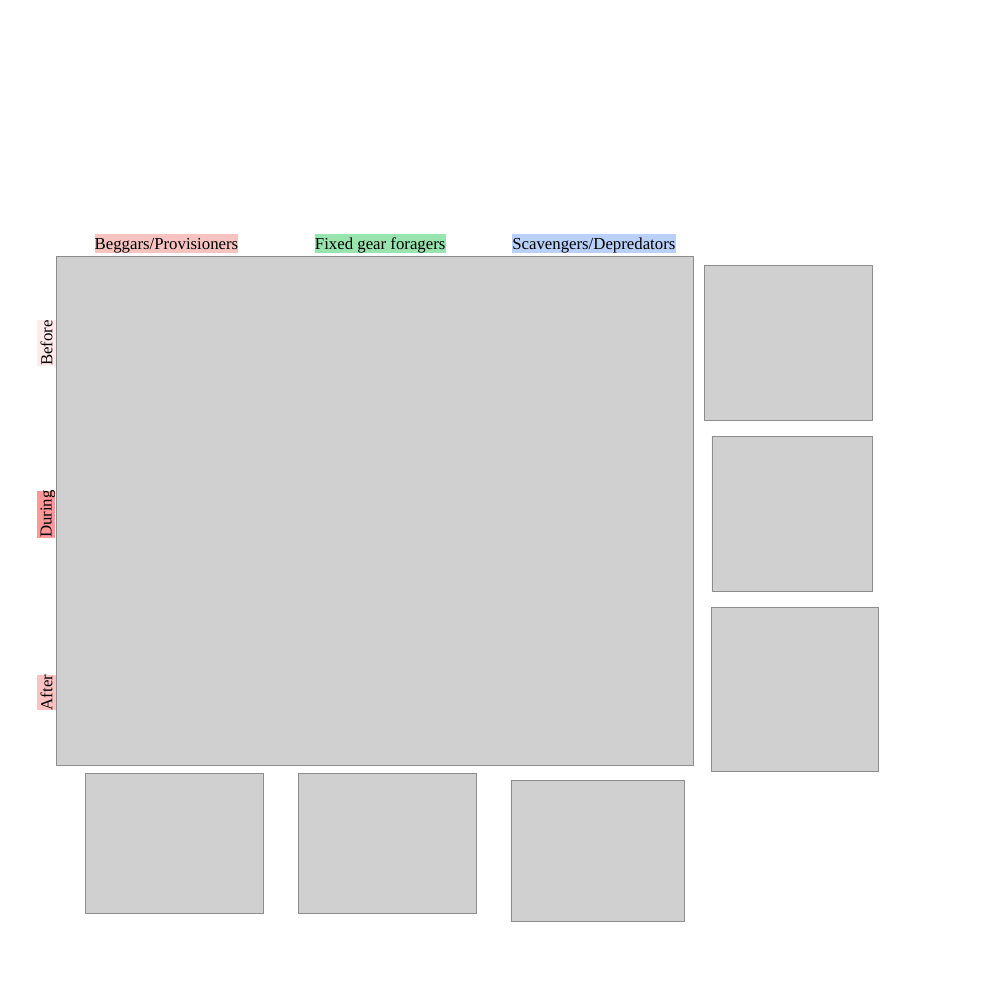
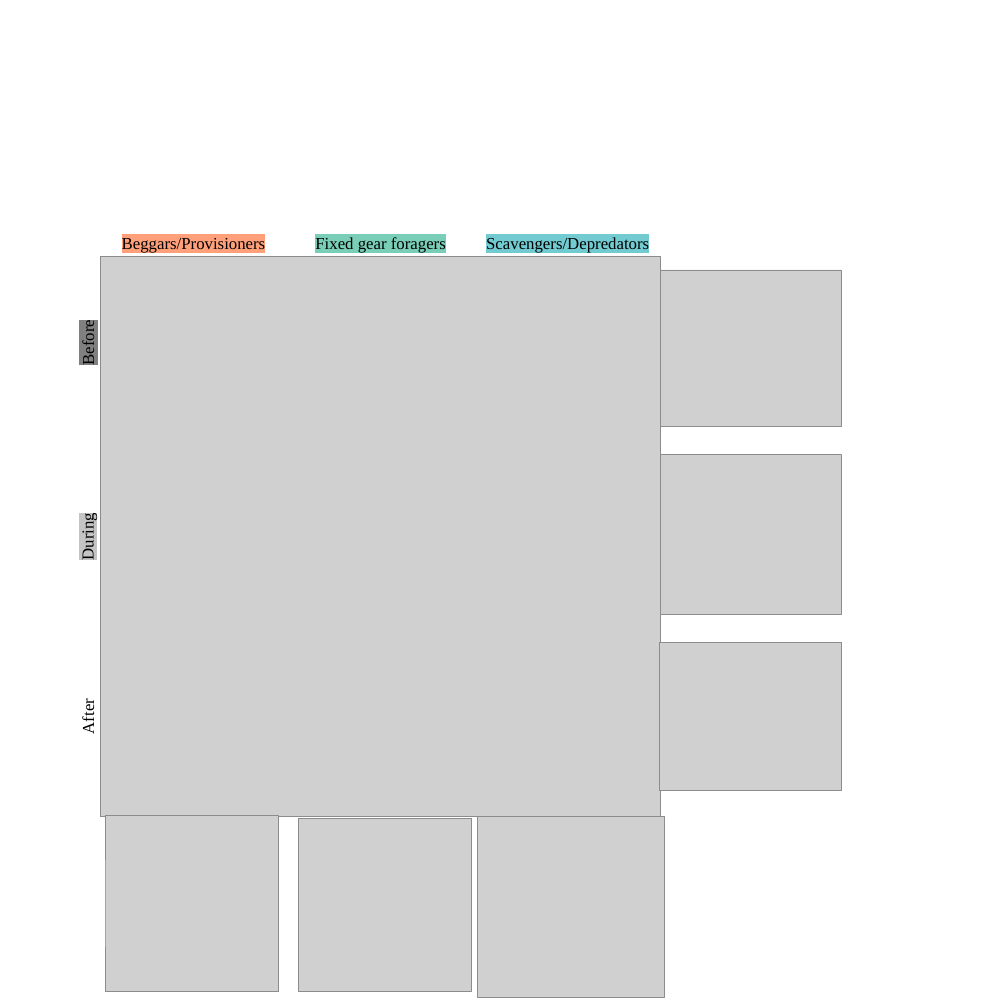
Before and after one commit to bankheak/Dolphins, a slide deck: slide 1 of figs/networks.pptx. Drawn at 1008x1008 pixels with LibreOffice and Linux fonts; fonts in the diff are those of the drawing; grey boxes stand for pictures. Boxes give left, top, right and bottom in pixels: in the first picture for what was removed or moved away, otherwise in the second. Text is boxed around its words. In the diff, an @@ line names an element or a change of style, - is before the commit and + after.

```diff
--- a/figs/networks.pptx
+++ b/figs/networks.pptx
@@ text "Beggars/Provisioners": place and size @@
-text "Beggars/Provisioners" at (95, 235, 239, 253)
+text "Beggars/Provisioners" at (122, 235, 266, 253)
@@ text "Beggars/Provisioners" at (122, 235, 266, 253): highlight #F6C3C0 to #FFA07A @@
@@ text "Fixed gear foragers" at (315, 237, 446, 253): highlight #99E3AE to #79CEB7 @@
@@ text "Scavengers/Depredators": place and size @@
-text "Scavengers/Depredators" at (512, 237, 675, 253)
+text "Scavengers/Depredators" at (486, 237, 649, 253)
@@ text "Scavengers/Depredators" at (486, 237, 649, 253): highlight #B9D0F8 to #71CBD1 @@
@@ text "Before": place and size @@
-text "Before" at (37, 324, 56, 365)
+text "Before" at (79, 324, 98, 364)
@@ text "Before" at (79, 324, 98, 364): highlight #FFEBEC to #808080 @@
@@ picture: place and size @@
-picture at (56, 256, 694, 766)
+picture at (100, 257, 660, 816)
@@ picture: place and size @@
-picture at (705, 265, 872, 421)
+picture at (661, 270, 842, 427)
@@ text "During": place and size @@
-text "During" at (37, 494, 56, 537)
+text "During" at (79, 517, 98, 560)
@@ text "During" at (79, 517, 98, 560): highlight #FF9899 to #C4C4C4 @@
@@ text "After": place and size @@
-text "After" at (37, 678, 56, 709)
+text "After" at (79, 702, 98, 733)
@@ text "After" at (79, 702, 98, 733): highlight #FEC2C2 to #FFFFFF @@
@@ group removed at (85, 437, 878, 921): 5 pictures @@
@@ group added at (105, 454, 842, 997): 5 pictures @@
```
Also in this commit, not shown: 19 other files.
